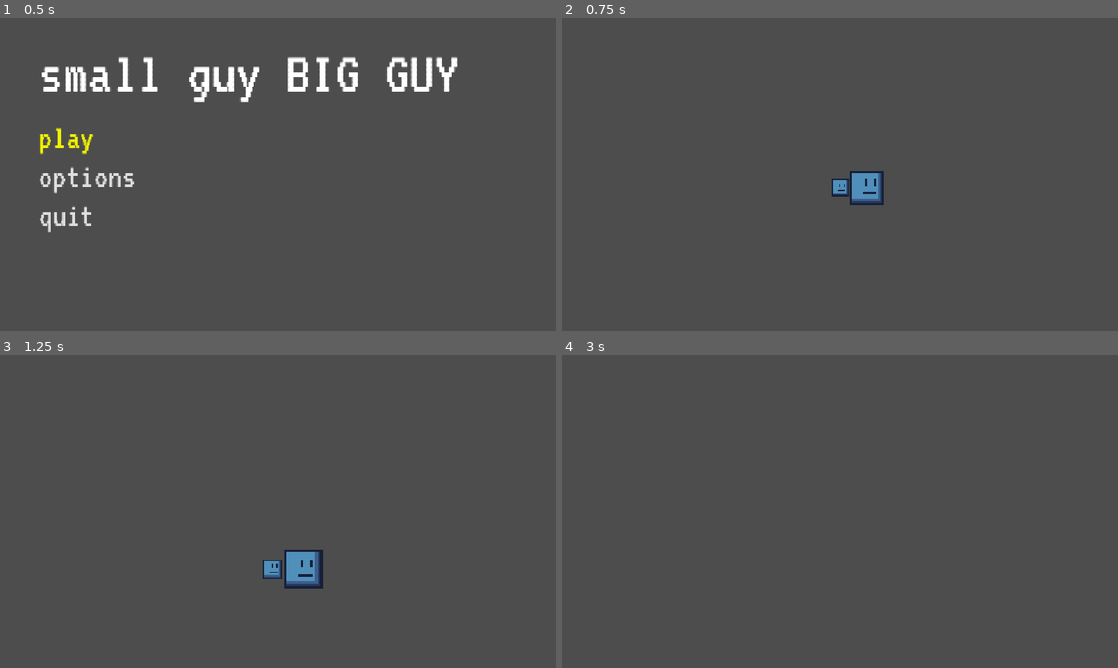
Above: before the commit, frames 1-4 (two rows, left to right).
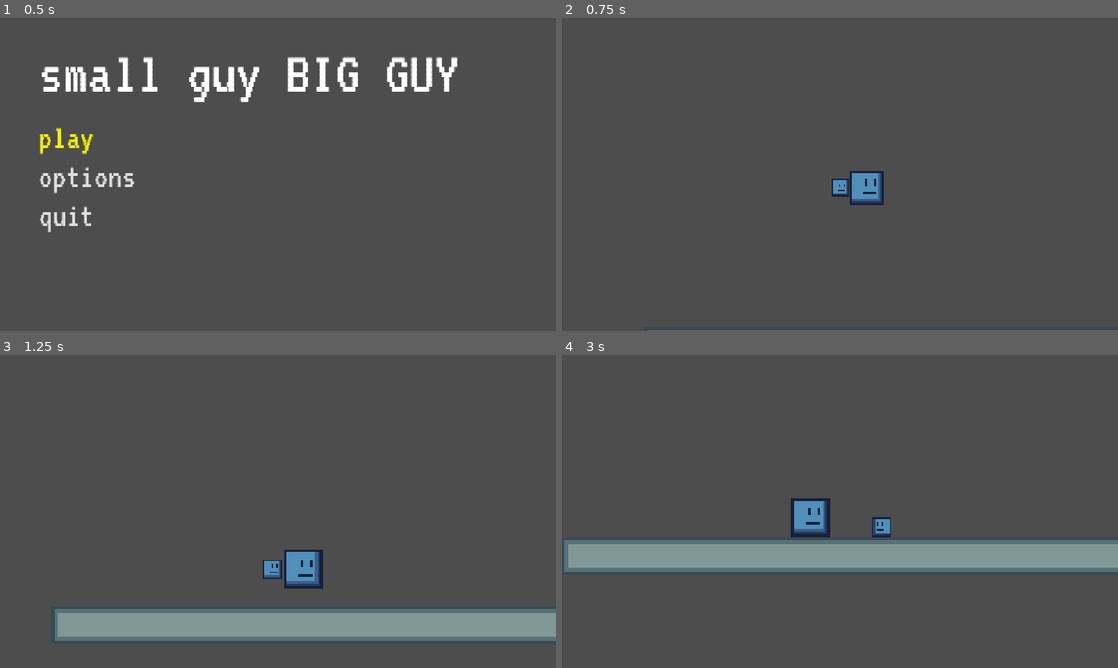
Above: after the commit, the same moments.

Repository: itstntcraft123/small-guy-big-guy
Game: Godot game, scene res://scenes/main_menu.tscn
Two runs of this game, one before a commit and one after it. Both use one fixed random seed, a clock stepped at 60 frames per second and the inputs below.
Inputs (mouse positions are in pixels of both pictures, inside the frame that each line leads up to):
- Up to frame 1 (0.5 s): no input
- Up to frame 2 (0.75 s): click "play" at 0.5 s
- Up to frame 3 (1.25 s): no input
- Up to frame 4 (3 s): tap Enter at 1.25 s; move the mouse to (962, 495) at 1.27 s; hold D (small_right) 1.28-2.78 s; tap Alt at 1.35, 2.85 s; click (962, 495) at 1.42 s; tap W (small_jump) at 1.52, 2.27 s; move the mouse to (728, 527) at 2.02 s; tap Shift at 2.1 s; move the mouse to (895, 442) at 2.77 s; hold A (small_left) from 2.78 s (still down)

Frame 1 is identical in both runs. In frame 2, 0.2% of the frame differs, in the area x 15-100%, y 99-100%; in frame 3, 9.2%; in frame 4, 11%, in the area x 0-100%, y 45-70%.

Commit message:
add gamemgr with levels support

Diff:
--- a/project.godot
+++ b/project.godot
@@ -20,6 +20,7 @@
 Save="*uid://dbdfhm7ujlrca"
 DebugLayer="*uid://dwbof1c3h8mxs"
 Settings="*uid://dolu84fwxd240"
+Gamemgr="*uid://bm11ilumb4xea"
 
 [display]
 
--- /dev/null
+++ b/scripts/gamemgr.gd
@@ -0,0 +1,19 @@
+extends Node
+
+var level: int = 1
+@onready var levels := DirAccess.get_files_at("res://scenes/levels")
+
+func _ready() -> void:
+	Save.load_progress()
+
+func load_current_level() -> void:
+	load_level(level)
+
+func next_level() -> void:
+	level += 1
+	Save.save_game()
+	Save.save_progress()
+	load_current_level()
+
+func load_level(level_num: int):
+	get_tree().change_scene_to_file("res://scenes/levels/" + levels[clampi(level_num, 1, len(levels)) - 1])
--- a/scripts/main_menu.gd
+++ b/scripts/main_menu.gd
@@ -5,7 +5,7 @@
 func _on_select_menu_button_selected(item: Object) -> void:
 	match item.name:
 		"Play":
-			get_tree().change_scene_to_file("res://scenes/game.tscn")
+			Gamemgr.load_current_level()
 		"Options":
 			add_child(options_menu.instantiate())
 			$MarginContainer.hide()
--- a/scripts/save.gd
+++ b/scripts/save.gd
@@ -1,16 +1,17 @@
 extends Node
 
-const SAVE_PATH := "user://save.bin"
-const CONFIG_PATH := "user://config.cfg"
+const LEVEL_PATH := "user://level.bin" # stores positions of players in a level
+const SAVE_PATH := "user://save.bin" # stores level number
+const CONFIG_PATH := "user://config.cfg" # stores user config like fullscreen
 
 func save_game() -> void:
 	var data := get_game_save()
 	for node in get_tree().get_nodes_in_group("players") + get_tree().get_nodes_in_group("save"):
 		data[node.get_path()] = node.save_dict()
 
-	var file = FileAccess.open(SAVE_PATH, FileAccess.WRITE)
+	var file = FileAccess.open(LEVEL_PATH, FileAccess.WRITE)
 	if file == null:
-		push_error("FileAccess open", SAVE_PATH, "for write failed", FileAccess.get_open_error())
+		push_error("FileAccess open", LEVEL_PATH, "for write failed", FileAccess.get_open_error())
 		return
 
 	file.store_var(data)
@@ -28,21 +29,21 @@
 			node.load_dict(data[key])
 
 func get_game_save() -> Dictionary:
-	if not FileAccess.file_exists(SAVE_PATH):
+	if not FileAccess.file_exists(LEVEL_PATH):
 		return {}
 
-	var file = FileAccess.open(SAVE_PATH, FileAccess.READ)
+	var file = FileAccess.open(LEVEL_PATH, FileAccess.READ)
 	if file == null:
-		push_error("FileAccess open", SAVE_PATH, "for read failed", FileAccess.get_open_error())
+		push_error("FileAccess open", LEVEL_PATH, "for read failed", FileAccess.get_open_error())
 		return {}
 
 	return file.get_var(false)
 
 func delete_game_save() -> void:
-	if FileAccess.file_exists(SAVE_PATH):
-		var result = DirAccess.remove_absolute(SAVE_PATH)
+	if FileAccess.file_exists(LEVEL_PATH):
+		var result = DirAccess.remove_absolute(LEVEL_PATH)
 		if result != OK:
-			push_error("DirAccess delete", SAVE_PATH, "failed", DirAccess.get_open_error())
+			push_error("DirAccess delete", LEVEL_PATH, "failed", DirAccess.get_open_error())
 
 
 func save_cfg() -> void:
@@ -65,3 +66,25 @@
 	for key in config.get_section_keys("Settings"):
 		data[key] = config.get_value("Settings", key)
 	Settings.load_dict(data)
+
+
+func save_progress() -> void:
+	var level: int = Gamemgr.level
+
+	var file = FileAccess.open(SAVE_PATH, FileAccess.WRITE)
+	if file == null:
+		push_error("FileAccess open", SAVE_PATH, "for write failed", FileAccess.get_open_error())
+		return
+
+	file.store_var(level)
+	file.close()
+
+	DebugLayer.just_saved = true
+
+func load_progress() -> void:
+	var file = FileAccess.open(SAVE_PATH, FileAccess.READ)
+	if file == null:
+		push_error("FileAccess open", LEVEL_PATH, "for read failed", FileAccess.get_open_error())
+		return
+
+	Gamemgr.level = file.get_var(false)
Not shown, added: scripts/gamemgr.gd.uid
